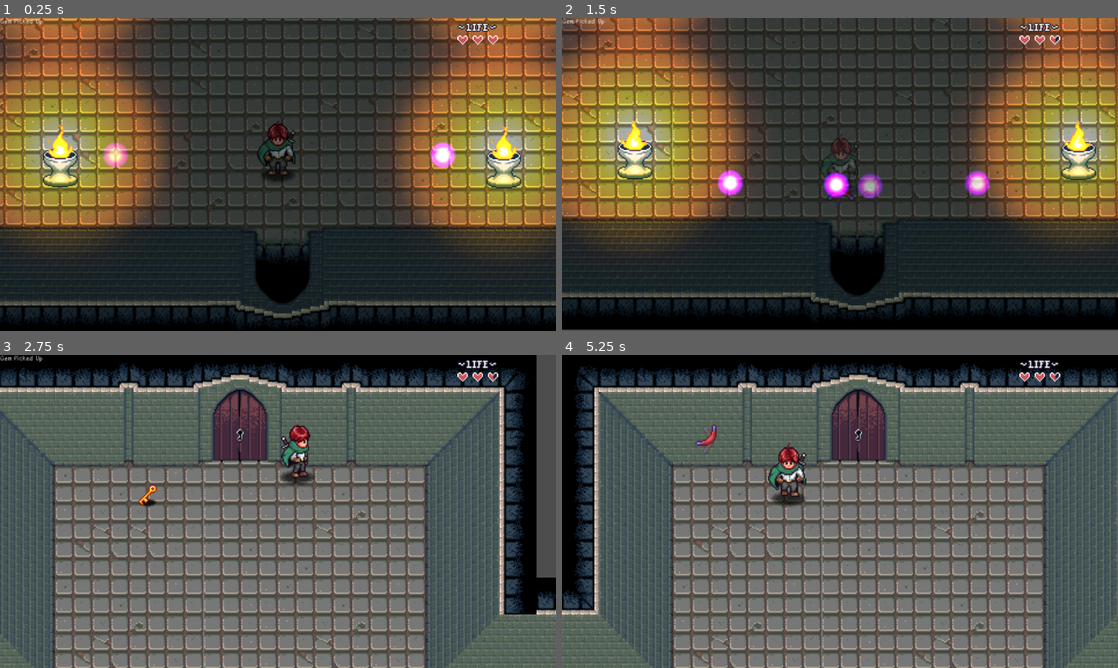
Above: before the commit, frames 1-4 (two rows, left to right).
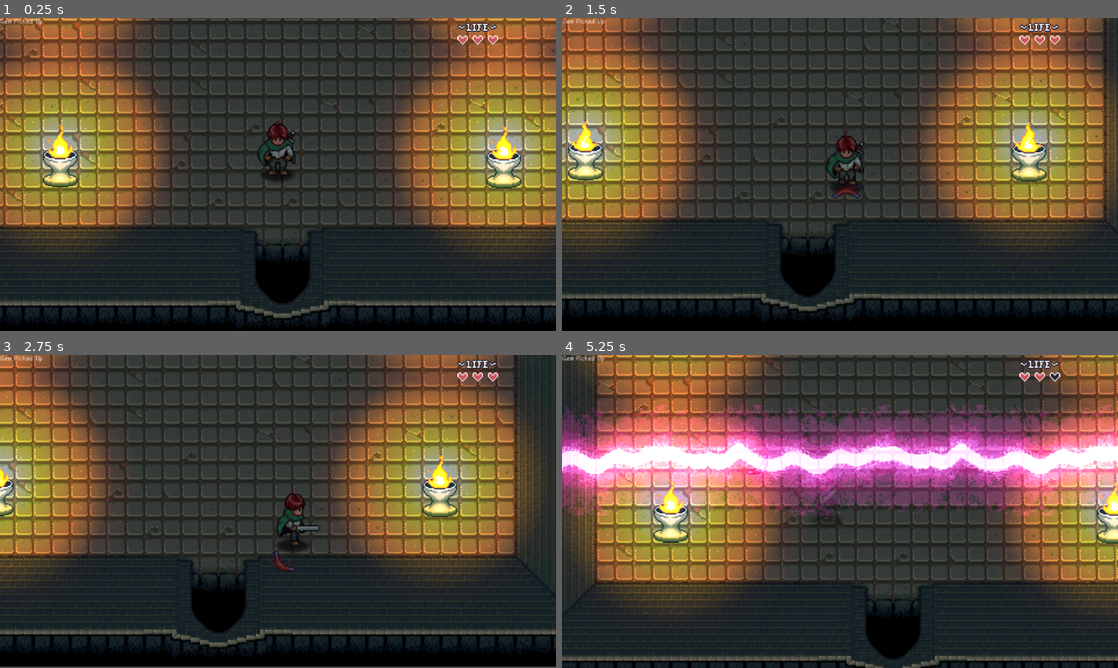
Above: after the commit, the same moments.

Repository: Folkor42/2D-Action-Adventure
Game: Godot game, scene res://Levels/Dungeon1/Dungeon_03.tscn
The game is run twice, just before and just after one commit, with the same random seed, the same clock (stepped at 60 frames per second) and the same inputs. This scene is started directly instead of the project's main scene. Sound files missing from this copy of the repository are replaced by a short silence.
Inputs:
- Up to frame 1 (0.25 s): no input
- Up to frame 2 (1.5 s): tap Enter (ui_accept) at 0.5, 0.77 s; hold Right (right) 0.53-1.28 s; hold Z (attack) 0.53-1.28 s; hold Down (down) from 1.28 s (still down); tap X (ability) at 1.35 s
- Up to frame 3 (2.75 s): tap Enter (ui_accept) at 1.52 s; tap Z (attack) at 1.55 s; release Down (down) at 2.03 s; hold Right (right) from 2.03 s (still down); hold Z (attack) from 2.03 s (still down)
- Up to frame 4 (5.25 s): release Right (right) at 2.78 s; release Z (attack) at 2.78 s; hold Up (up) 2.78-3.53 s; tap Space (interact) at 2.85 s; tap Enter (ui_accept) at 3.02, 3.77, 4.52 s; tap Z (attack) at 3.05, 3.8, 4.35 s; hold T (test) 3.53-4.28 s; hold Left (left) 3.53-5.03 s; hold Down (down) from 5.03 s (still down); hold X (ability) from 5.03 s (still down)

The runs differ from the first frame. In frame 1, 0.6% of the frame differs, in the area x 18-82%, y 39-48%; in frame 2, 47%; in frame 3, 95%; in frame 4, 96%, in the area x 0-100%, y 0-100%.

Commit message:
Energy Beam Added
More work towards the boss battle!

Diff:
--- /dev/null
+++ b/Levels/Dungeon1/DarkWizard/energy_beam.tscn
@@ -0,0 +1,243 @@
+[gd_scene load_steps=13 format=3 uid="uid://brdgwmw38vuyy"]
+
+[ext_resource type="Script" path="res://Levels/Dungeon1/DarkWizard/scripts/energy_beam.gd" id="1_ftpg0"]
+[ext_resource type="Texture2D" uid="uid://cg4fbggqtj6q1" path="res://Levels/Dungeon1/DarkWizard/sprites/energy-beam.png" id="1_iuune"]
+[ext_resource type="Material" uid="uid://coidyid75o1jy" path="res://Materials/light_material.tres" id="1_lnqy6"]
+[ext_resource type="Script" path="res://Levels/Dungeon1/DarkWizard/scripts/EnergyWarning.gd" id="3_kmh50"]
+[ext_resource type="Texture2D" uid="uid://du8eckenfc6l3" path="res://Levels/Dungeon1/DarkWizard/sprites/energy-beam-large.png" id="4_j2jtb"]
+[ext_resource type="Script" path="res://General Nodes/HurtBox/hurt_box.gd" id="5_dyy68"]
+[ext_resource type="AudioStream" uid="uid://dxgg3yj1677ju" path="res://Levels/Dungeon1/DarkWizard/audio/boss_beam.wav" id="5_grx2q"]
+
+[sub_resource type="Animation" id="Animation_rs07m"]
+resource_name = "default"
+tracks/0/type = "value"
+tracks/0/imported = false
+tracks/0/enabled = true
+tracks/0/path = NodePath("HurtBox:monitoring")
+tracks/0/interp = 1
+tracks/0/loop_wrap = true
+tracks/0/keys = {
+"times": PackedFloat32Array(0),
+"transitions": PackedFloat32Array(1),
+"update": 1,
+"values": [false]
+}
+tracks/1/type = "value"
+tracks/1/imported = false
+tracks/1/enabled = true
+tracks/1/path = NodePath("EnergyWarning:visible")
+tracks/1/interp = 1
+tracks/1/loop_wrap = true
+tracks/1/keys = {
+"times": PackedFloat32Array(0),
+"transitions": PackedFloat32Array(1),
+"update": 1,
+"values": [false]
+}
+tracks/2/type = "value"
+tracks/2/imported = false
+tracks/2/enabled = true
+tracks/2/path = NodePath("EnergyBeam:visible")
+tracks/2/interp = 1
+tracks/2/loop_wrap = true
+tracks/2/keys = {
+"times": PackedFloat32Array(0),
+"transitions": PackedFloat32Array(1),
+"update": 1,
+"values": [false]
+}
+
+[sub_resource type="Animation" id="Animation_21hay"]
+length = 0.001
+tracks/0/type = "value"
+tracks/0/imported = false
+tracks/0/enabled = true
+tracks/0/path = NodePath("HurtBox:monitoring")
+tracks/0/interp = 1
+tracks/0/loop_wrap = true
+tracks/0/keys = {
+"times": PackedFloat32Array(0),
+"transitions": PackedFloat32Array(1),
+"update": 1,
+"values": [false]
+}
+tracks/1/type = "value"
+tracks/1/imported = false
+tracks/1/enabled = true
+tracks/1/path = NodePath("EnergyWarning:visible")
+tracks/1/interp = 1
+tracks/1/loop_wrap = true
+tracks/1/keys = {
+"times": PackedFloat32Array(0),
+"transitions": PackedFloat32Array(1),
+"update": 1,
+"values": [true]
+}
+tracks/2/type = "value"
+tracks/2/imported = false
+tracks/2/enabled = true
+tracks/2/path = NodePath("EnergyBeam:visible")
+tracks/2/interp = 1
+tracks/2/loop_wrap = true
+tracks/2/keys = {
+"times": PackedFloat32Array(0),
+"transitions": PackedFloat32Array(1),
+"update": 1,
+"values": [false]
+}
+tracks/3/type = "value"
+tracks/3/imported = false
+tracks/3/enabled = true
+tracks/3/path = NodePath("EnergyBeam:modulate")
+tracks/3/interp = 1
+tracks/3/loop_wrap = true
+tracks/3/keys = {
+"times": PackedFloat32Array(0),
+"transitions": PackedFloat32Array(1),
+"update": 0,
+"values": [Color(1, 1, 1, 1)]
+}
+tracks/4/type = "value"
+tracks/4/imported = false
+tracks/4/enabled = true
+tracks/4/path = NodePath("EnergyWarning:modulate")
+tracks/4/interp = 1
+tracks/4/loop_wrap = true
+tracks/4/keys = {
+"times": PackedFloat32Array(0),
+"transitions": PackedFloat32Array(1),
+"update": 0,
+"values": [Color(1, 1, 1, 0.572549)]
+}
+
+[sub_resource type="Animation" id="Animation_r7wj1"]
+resource_name = "attack"
+length = 4.0
+tracks/0/type = "value"
+tracks/0/imported = false
+tracks/0/enabled = true
+tracks/0/path = NodePath("HurtBox:monitoring")
+tracks/0/interp = 1
+tracks/0/loop_wrap = true
+tracks/0/keys = {
+"times": PackedFloat32Array(0, 2, 3),
+"transitions": PackedFloat32Array(1, 1, 1),
+"update": 1,
+"values": [false, true, false]
+}
+tracks/1/type = "value"
+tracks/1/imported = false
+tracks/1/enabled = true
+tracks/1/path = NodePath("EnergyWarning:visible")
+tracks/1/interp = 1
+tracks/1/loop_wrap = true
+tracks/1/keys = {
+"times": PackedFloat32Array(0, 1.9),
+"transitions": PackedFloat32Array(1, 1),
+"update": 1,
+"values": [true, false]
+}
+tracks/2/type = "value"
+tracks/2/imported = false
+tracks/2/enabled = true
+tracks/2/path = NodePath("EnergyBeam:visible")
+tracks/2/interp = 1
+tracks/2/loop_wrap = true
+tracks/2/keys = {
+"times": PackedFloat32Array(0, 2),
+"transitions": PackedFloat32Array(1, 1),
+"update": 1,
+"values": [false, true]
+}
+tracks/3/type = "value"
+tracks/3/imported = false
+tracks/3/enabled = true
+tracks/3/path = NodePath("EnergyBeam:modulate")
+tracks/3/interp = 1
+tracks/3/loop_wrap = true
+tracks/3/keys = {
+"times": PackedFloat32Array(2, 3, 3.4),
+"transitions": PackedFloat32Array(1, 1, 1),
+"update": 0,
+"values": [Color(1, 1, 1, 1), Color(1, 1, 1, 1), Color(1, 1, 1, 0)]
+}
+tracks/4/type = "value"
+tracks/4/imported = false
+tracks/4/enabled = true
+tracks/4/path = NodePath("EnergyWarning:modulate")
+tracks/4/interp = 1
+tracks/4/loop_wrap = true
+tracks/4/keys = {
+"times": PackedFloat32Array(0, 0.3, 0.6, 0.9, 1.2, 1.5, 1.8),
+"transitions": PackedFloat32Array(1, 1, 1, 1, 1, 1, 1),
+"update": 0,
+"values": [Color(1, 1, 1, 0), Color(1, 1, 1, 1), Color(1, 1, 1, 0), Color(1, 1, 1, 1), Color(1, 1, 1, 0), Color(1, 1, 1, 1), Color(1, 1, 1, 0)]
+}
+tracks/5/type = "audio"
+tracks/5/imported = false
+tracks/5/enabled = true
+tracks/5/path = NodePath("AudioStreamPlayer2D")
+tracks/5/interp = 1
+tracks/5/loop_wrap = true
+tracks/5/keys = {
+"clips": [{
+"end_offset": 0.0,
+"start_offset": 0.0,
+"stream": ExtResource("5_grx2q")
+}],
+"times": PackedFloat32Array(2)
+}
+tracks/5/use_blend = true
+
+[sub_resource type="AnimationLibrary" id="AnimationLibrary_l64s6"]
+_data = {
+"RESET": SubResource("Animation_21hay"),
+"attack": SubResource("Animation_r7wj1"),
+"default": SubResource("Animation_rs07m")
+}
+
+[sub_resource type="RectangleShape2D" id="RectangleShape2D_6knl7"]
+size = Vector2(1024, 48)
+
+[node name="EnergyBeam" type="Node2D"]
+z_index = 1
+script = ExtResource("1_ftpg0")
+
+[node name="EnergyWarning" type="Sprite2D" parent="."]
+modulate = Color(1, 1, 1, 0.572549)
+texture_repeat = 2
+material = ExtResource("1_lnqy6")
+texture = ExtResource("1_iuune")
+region_enabled = true
+region_rect = Rect2(0, 0, 1024, 16)
+script = ExtResource("3_kmh50")
+
+[node name="EnergyBeam" type="Sprite2D" parent="."]
+visible = false
+texture_repeat = 2
+material = ExtResource("1_lnqy6")
+texture = ExtResource("4_j2jtb")
+region_enabled = true
+region_rect = Rect2(0, 0, 1024, 96)
+script = ExtResource("3_kmh50")
+speed = 500.0
+
+[node name="AudioStreamPlayer2D" type="AudioStreamPlayer2D" parent="."]
+
+[node name="AnimationPlayer" type="AnimationPlayer" parent="."]
+libraries = {
+"": SubResource("AnimationLibrary_l64s6")
+}
+autoplay = "default"
+
+[node name="HurtBox" type="Area2D" parent="."]
+visible = false
+collision_layer = 0
+collision_mask = 2
+monitoring = false
+monitorable = false
+script = ExtResource("5_dyy68")
+damage = 2
+
+[node name="CollisionShape2D" type="CollisionShape2D" parent="HurtBox"]
+shape = SubResource("RectangleShape2D_6knl7")
--- /dev/null
+++ b/Levels/Dungeon1/DarkWizard/scripts/EnergyWarning.gd
@@ -0,0 +1,16 @@
+extends Sprite2D
+
+@export var speed : float = 100
+
+var rect : Rect2
+
+# Called when the node enters the scene tree for the first time.
+func _ready():
+	rect = self.region_rect
+	pass # Replace with function body.
+
+
+# Called every frame. 'delta' is the elapsed time since the previous frame.
+func _process(delta):
+	region_rect.position += Vector2( speed * delta, 0)
+	pass
--- /dev/null
+++ b/Levels/Dungeon1/DarkWizard/scripts/energy_beam.gd
@@ -0,0 +1,25 @@
+class_name EnergyBeam extends Node2D
+
+@onready var animation_player = $AnimationPlayer
+
+@export var use_timer : bool = false
+@export var time_between_attacks : float = 3.0
+
+# Called when the node enters the scene tree for the first time.
+func _ready():
+	if use_timer:
+		attack_delay()
+	pass # Replace with function body.
+
+func attack () -> void:
+	animation_player.play("attack")
+	await animation_player.animation_finished
+	animation_player.play("default")
+	if use_timer:
+		attack_delay()
+	pass
+
+func attack_delay()->void:
+	await get_tree().create_timer( time_between_attacks ).timeout
+	attack()
+	pass
--- a/Levels/Dungeon1/Dungeon_03.tscn
+++ b/Levels/Dungeon1/Dungeon_03.tscn
@@ -5,7 +5,7 @@
 [ext_resource type="PackedScene" uid="uid://6itqmku4udbn" path="res://Levels/player_spawn.tscn" id="3_k64ae"]
 [ext_resource type="PackedScene" uid="uid://cqtftu4m687ui" path="res://Levels/level_transition.tscn" id="4_7tsmy"]
 [ext_resource type="PackedScene" uid="uid://cdwgxk66kpnyg" path="res://Props/torches/torch_dungeon.tscn" id="5_s3vse"]
-[ext_resource type="PackedScene" uid="uid://balfbifhlcnsd" path="res://Levels/Dungeon1/DarkWizard/energy_orb.tscn" id="6_ano0p"]
+[ext_resource type="PackedScene" uid="uid://brdgwmw38vuyy" path="res://Levels/Dungeon1/DarkWizard/energy_beam.tscn" id="6_f2wlq"]
 
 [node name="Dungeon03" type="Node2D"]
 position = Vector2(0, -1)
@@ -43,14 +43,6 @@
 energy = 0.8
 blend_mode = 2
 
-[node name="EnergyOrb" parent="." instance=ExtResource("6_ano0p")]
-position = Vector2(62, 9)
-
-[node name="EnergyOrb2" parent="." instance=ExtResource("6_ano0p")]
-position = Vector2(62, 188)
-
-[node name="EnergyOrb3" parent="." instance=ExtResource("6_ano0p")]
-position = Vector2(444, 9)
-
-[node name="EnergyOrb4" parent="." instance=ExtResource("6_ano0p")]
-position = Vector2(444, 188)
+[node name="EnergyBeam" parent="." instance=ExtResource("6_f2wlq")]
+position = Vector2(256, 151)
+use_timer = true
